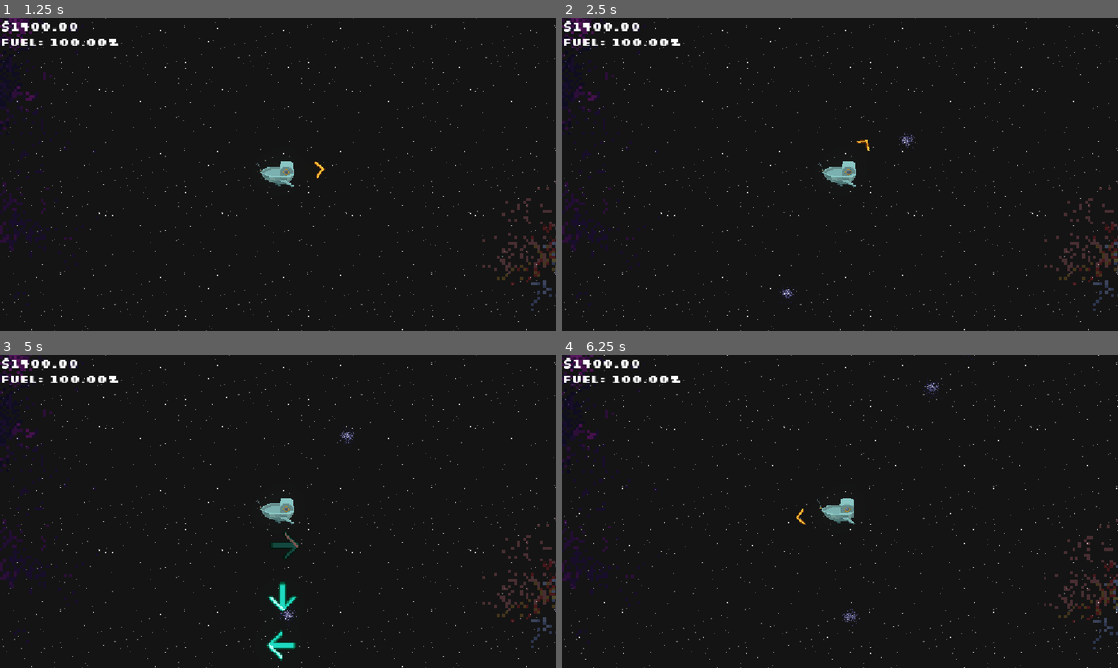
Above: before the commit, frames 1-4 (two rows, left to right).
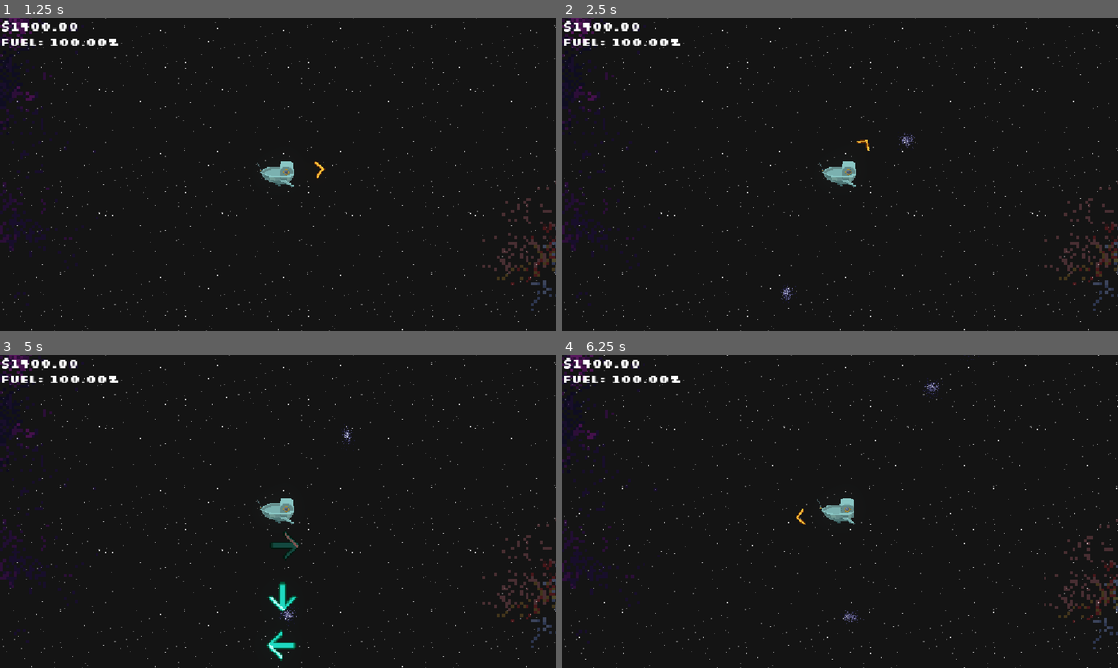
Above: after the commit, the same moments.

Repository: DudeNamedDarcy/CosmicJam2026
Game: Godot game, scene res://Scenes/game_scene.tscn
Two runs of this game, one before a commit and one after it. Both use one fixed random seed, a clock stepped at 60 frames per second and the inputs below. Sound files missing from this copy of the repository are replaced by a short silence.
Inputs (mouse positions are in pixels of both pictures, inside the frame that each line leads up to):
- Up to frame 1 (1.25 s): move the mouse to (400, 158) at 0.52 s; press the mouse at (400, 158) at 0.53 s; hold Right (ComboRight) from 0.53 s (still down)
- Up to frame 2 (2.5 s): release Right (ComboRight) at 1.25 s; release the mouse at (962, 158) at 1.25 s; drag from (728, 190) to (812, 237) at 1.27 s; move the mouse to (895, 105) at 2.02 s; hold Right (ComboRight) from 2.03 s (still down); tap E (interact) at 2.1 s
- Up to frame 3 (5 s): release Right (ComboRight) at 2.75 s; drag from (250, 574) to (339, 483) at 2.77 s; move the mouse to (444, 558) at 3.52 s; hold Left (ComboLeft) 3.53-4.25 s; tap G (dialogue_next) at 3.6 s; drag from (111, 464) to (283, 492) at 4.27 s
- Up to frame 4 (6.25 s): move the mouse to (867, 511) at 5.02 s; press the mouse at (867, 511) at 5.03 s; hold Down (ComboDown) 5.03-5.75 s; release the mouse at (867, 511) at 5.75 s; drag from (756, 433) to (728, 527) at 5.77 s

Frame 1 is identical in both runs. In frame 2, less than 0.1% of the frame differs, in the area x 38-43%, y 84-92%; in frame 3, less than 0.1%, in the area x 61-64%, y 22-31%; in frame 4, less than 0.1%.

Commit message:
added galaxy tweens

Diff:
--- a/Scenes/player_controller.tscn
+++ b/Scenes/player_controller.tscn
@@ -390,7 +390,7 @@
 sprite_frames = SubResource("SpriteFrames_5ur5x")
 animation = &"MoveUpgraded"
 autoplay = "Idle"
-frame_progress = 0.30214638
+frame_progress = 0.19579212
 
 [node name="CollisionShape2D" type="CollisionShape2D" parent="." unique_id=1640096837]
 shape = SubResource("RectangleShape2D_g4v7s")
--- a/Scripts/fish.gd
+++ b/Scripts/fish.gd
@@ -72,8 +72,8 @@
 
 func squash_and_stretch():
 	var tween = create_tween()
-	tween.tween_property(animated_sprite_2d, "scale", Vector2(1.15, 0.85), 0.08)
-	tween.tween_property(animated_sprite_2d, "scale", Vector2(0.9, 1.1), 0.08)
+	tween.tween_property(animated_sprite_2d, "scale", Vector2(1.5, 0.5), 0.08)
+	tween.tween_property(animated_sprite_2d, "scale", Vector2(0.5, 1.5), 0.08)
 	tween.tween_property(animated_sprite_2d, "scale", Vector2(1.0, 1.0), 0.08)
 
 func handleOrbit(delta:float):
--- a/glorp/glorp_starship.gd
+++ b/glorp/glorp_starship.gd
@@ -9,11 +9,6 @@
 # Called when the node enters the scene tree for the first time.
 func _ready() -> void:
 	area_2d.name = "market"
-
-
-# Called every frame. 'delta' is the elapsed time since the previous frame.
-func _process(delta: float) -> void:
-	print("ScoreAndUpgrades.in_market is: " + str(ScoreAndUpgrades.in_market))
 
 func _input(event: InputEvent) -> void:
 	if Input.is_action_just_pressed("interact") && (playerController.playerState == playerController.PlayerState.Idle || playerController.playerState == playerController.PlayerState.Moving):
